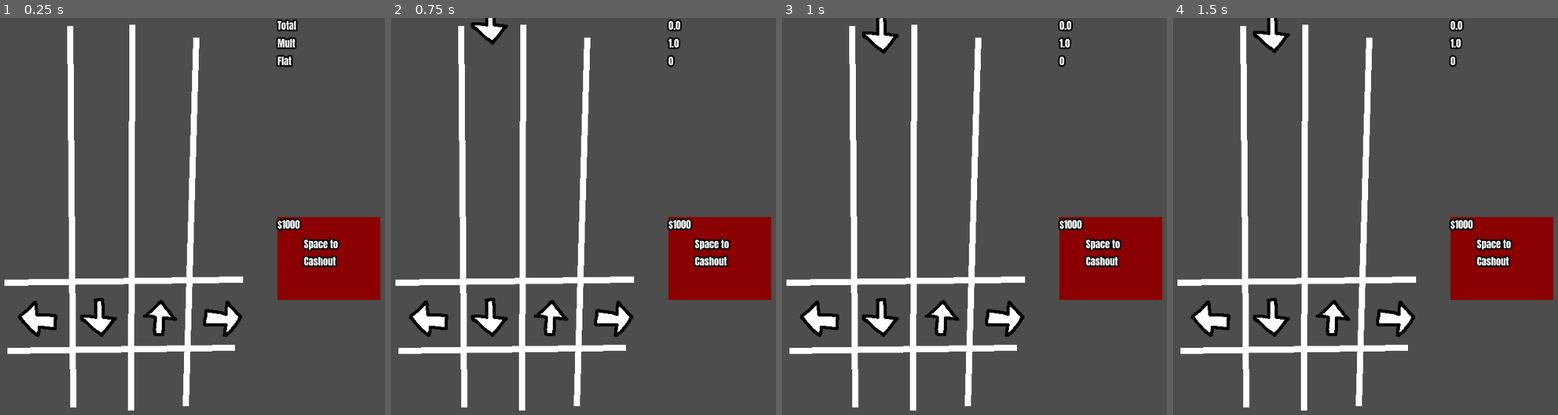
Above: before the commit, frames 1-4 (left to right).
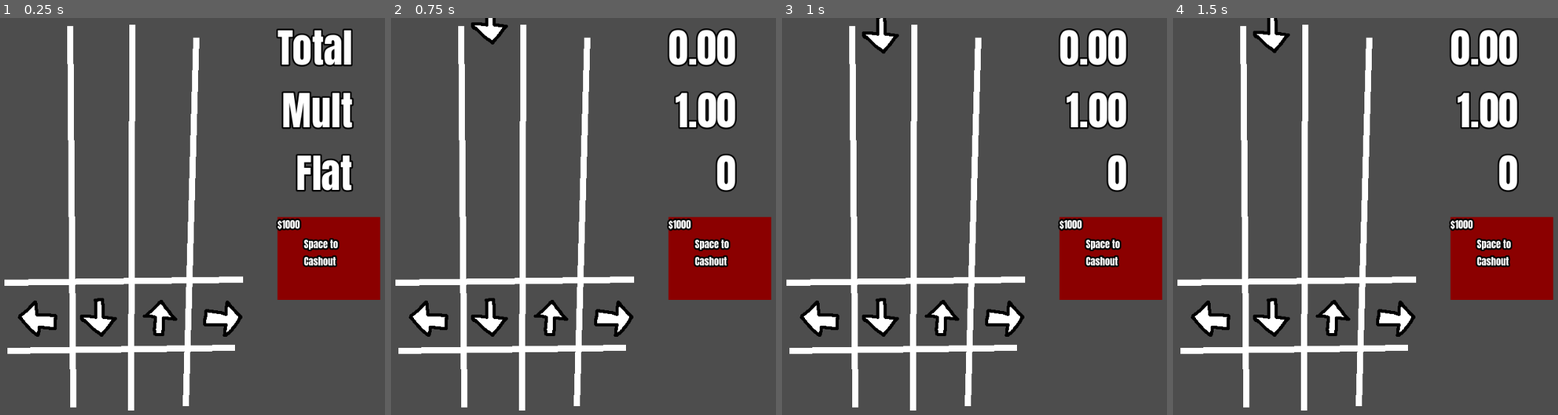
Above: after the commit, the same moments.

Repository: CWmain/cashoutCombo
Game: Godot game, scene res://Scenes/game/game.tscn
Same seed, same stepped clock (60 frames per second), same inputs: the game is played once before the commit and once after it.
Inputs:
- Up to frame 1 (0.25 s): no input
- Up to frame 2 (0.75 s): tap Enter at 0.5 s; hold D (Right) from 0.53 s (still down); tap R (RandomNote) at 0.6 s
- Up to frame 3 (1 s): keep holding D (Right)
- Up to frame 4 (1.5 s): release D (Right) at 1.28 s; hold S (Down) from 1.28 s (still down); tap Space (cashout) at 1.35 s

The runs differ from the first frame. In frame 1, 4.5% of the frame differs, in the area x 71-92%, y 0-44%; in frame 2, 3.1%; in frame 3, 3.1%; in frame 4, 3.1%.

Commit message:
Updated score to use own custom theme. Along with setting the align to be to the right. next step is implementing item affects, than prettying it up

Diff:
--- /dev/null
+++ b/fonts/scoreTheme.tres
@@ -0,0 +1,8 @@
+[gd_resource type="Theme" load_steps=2 format=3 uid="uid://b8n54ppu7uck7"]
+
+[ext_resource type="FontFile" uid="uid://berh3sk157mjf" path="res://fonts/Anton-Regular.ttf" id="1_ttk6y"]
+
+[resource]
+default_font = ExtResource("1_ttk6y")
+Label/constants/outline_size = 10
+Label/font_sizes/font_size = 64
--- a/objects/ScoreBoard/score_board.gd
+++ b/objects/ScoreBoard/score_board.gd
@@ -7,12 +7,12 @@
 var total: float = 0:
 	set(value):
 		total = snappedf(value, 0.01)
-		total_label.text = str(total)
+		total_label.text = str(total).pad_decimals(2)
 
 var mult: float = 1:
 	set(value):
 		mult = max(1,snappedf(value, 0.01))
-		mult_label.text = str(mult)
+		mult_label.text = str(mult).pad_decimals(2)
 		_updateTotal()
 var flat: int = 0:
 	set(value):
--- a/objects/ScoreBoard/score_board.tscn
+++ b/objects/ScoreBoard/score_board.tscn
@@ -1,7 +1,7 @@
 [gd_scene load_steps=3 format=3 uid="uid://bj8mubde8y5rx"]
 
 [ext_resource type="Script" uid="uid://dgettu4qnn21k" path="res://objects/ScoreBoard/score_board.gd" id="1_nk0dg"]
-[ext_resource type="Theme" uid="uid://3le31ahswyn0" path="res://fonts/defaultTheme.tres" id="2_b4qey"]
+[ext_resource type="Theme" uid="uid://b8n54ppu7uck7" path="res://fonts/scoreTheme.tres" id="2_b4qey"]
 
 [node name="score_board" type="CanvasLayer"]
 script = ExtResource("1_nk0dg")
@@ -10,18 +10,23 @@
 offset_right = 40.0
 offset_bottom = 40.0
 theme = ExtResource("2_b4qey")
+alignment = 2
 
 [node name="Total" type="Label" parent="VBoxContainer"]
 unique_name_in_owner = true
 layout_mode = 2
+theme = ExtResource("2_b4qey")
 text = "Total"
+horizontal_alignment = 2
 
 [node name="Mult" type="Label" parent="VBoxContainer"]
 unique_name_in_owner = true
 layout_mode = 2
 text = "Mult"
+horizontal_alignment = 2
 
 [node name="Flat" type="Label" parent="VBoxContainer"]
 unique_name_in_owner = true
 layout_mode = 2
 text = "Flat"
+horizontal_alignment = 2
